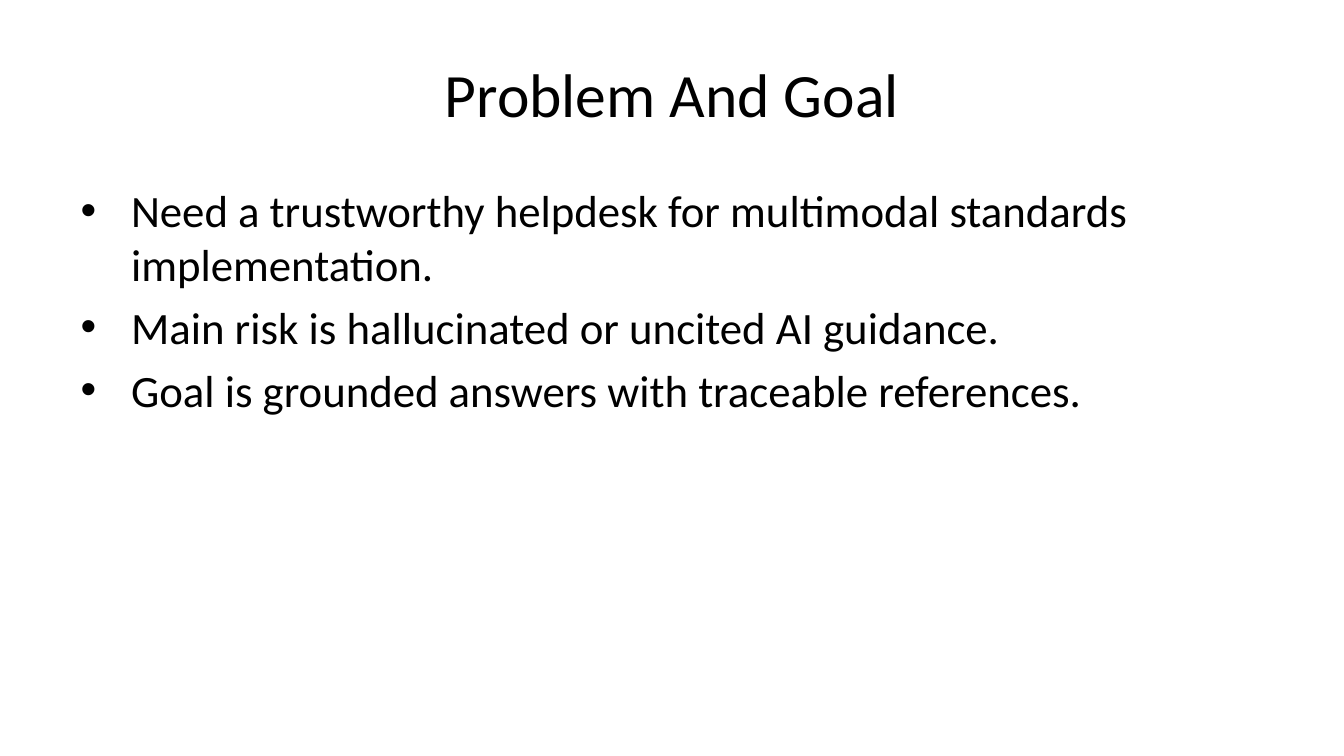
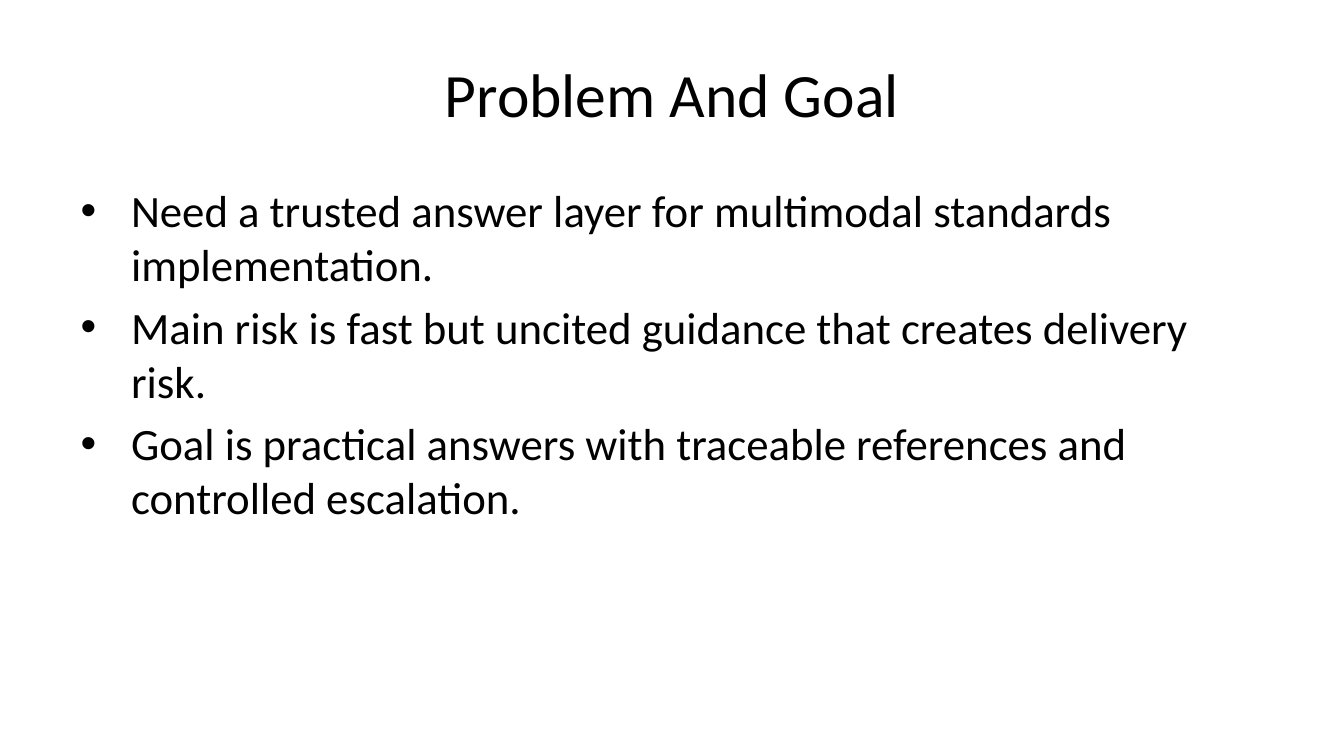
Before and after one commit to UM-KGPI/NapcoreHelpdesk, a slide deck: slide 2 of dist/napcore-helpdesk-presentation.pptx. Drawn at 1344x756 pixels with LibreOffice and Linux fonts; fonts in the diff are those of the drawing. Boxes give left, top, right and bottom in pixels: in the first picture for what was removed or moved away, otherwise in the second. Text is boxed around its words. In the diff, an @@ line names an element or a change of style, - is before the commit and + after.

Commit message:
feat(helpdesk): add chat UX, llm-ready flow, docs, and updated slides

```diff
--- a/dist/napcore-helpdesk-presentation.pptx
+++ b/dist/napcore-helpdesk-presentation.pptx
@@ text at <box>131,196,1187,515</box>: text changed @@
-• Need a trustworthy helpdesk for multimodal standards implementation.
-• Main risk is hallucinated or uncited AI guidance.
-• Goal is grounded answers with traceable references.
+• Need a trusted answer layer for multimodal standards implementation.
+• Main risk is fast but uncited guidance that creates delivery risk.
+• Goal is practical answers with traceable references and controlled escalation.
```
Also in this commit, not shown: 7 other slides changed, 5 slides added, 1 slide removed, 36 other files.
